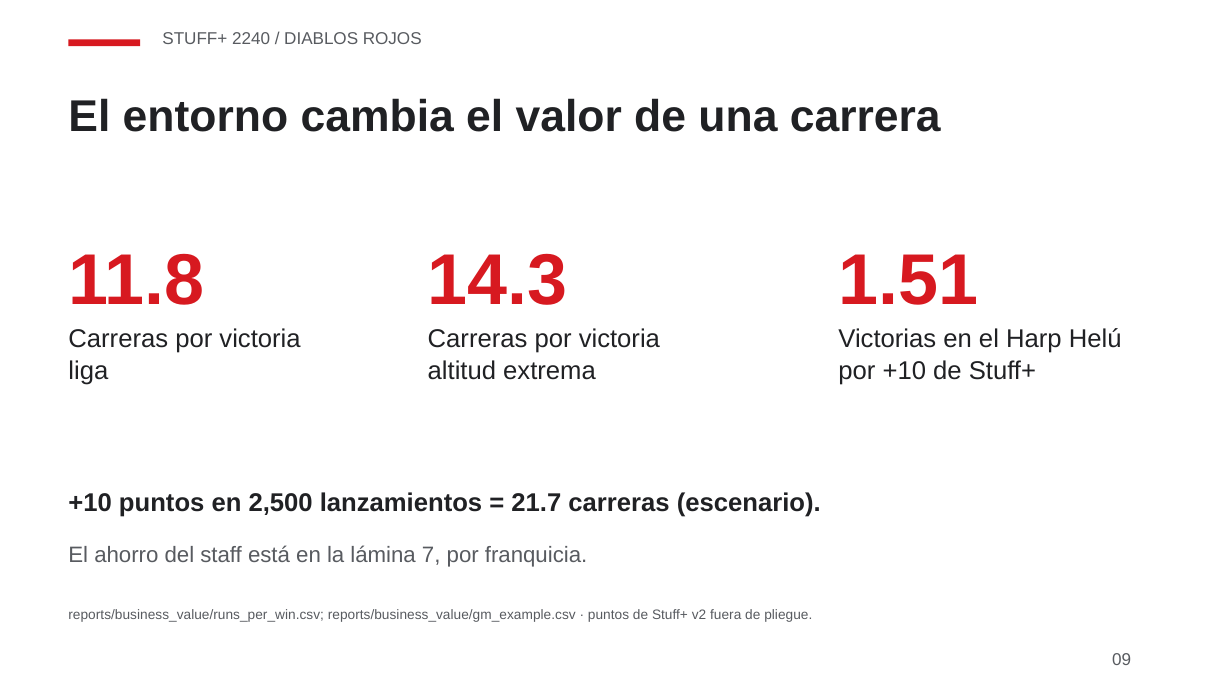
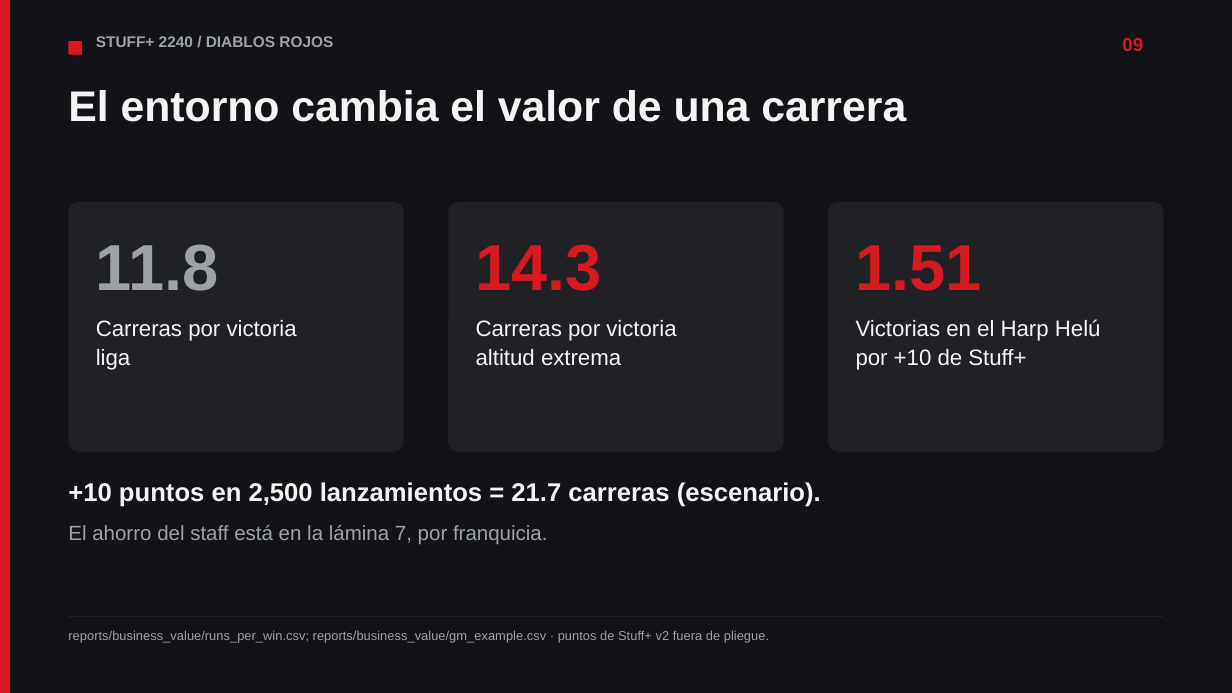
Before and after one commit to JoahanMorales/fuzzy-octo-pancake-DIABLOS-ROJOS-MLB, a slide deck: slide 9 of demo/deck/deck.pptx. Drawn at 1232x693 pixels with LibreOffice and Linux fonts; fonts in the diff are those of the drawing. Boxes give left, top, right and bottom in pixels: in the first picture for what was removed or moved away, otherwise in the second. Text is boxed around its words. In the diff, an @@ line names an element or a change of style, - is before the commit and + after.

Commit message:
HACK-088: deck and one-pager typeset in LaTeX (Beamer + TikZ, Fira Sans)
- Page gains a TeX backend: the same lines as the PPTX and the ReportLab PDF, at the same coordinates
- deck.tex (Beamer) and one-pager.tex compiled with Tectonic over the ReportLab PDFs; fallback kept without Tectonic
- dark slides with cards, bar tracks and a hero number; one-pager with KPI strip and section rules
- verify.py passes unchanged; previews regenerated

```diff
--- a/demo/deck/deck.pptx
+++ b/demo/deck/deck.pptx
@@ rectangle added at box(0, 0, 1232, 692), fill #121316 @@
@@ rectangle added at box(0, 0, 10, 692), fill #D71920 @@
@@ rectangle: place and size @@
-rectangle at box(69, 39, 140, 47)
+rectangle at box(69, 41, 83, 54)
@@ text "STUFF+ 2240 / DIABLOS ROJOS": place and size @@
-text "STUFF+ 2240 / DIABLOS ROJOS" at box(162, 32, 422, 44)
+text "STUFF+ 2240 / DIABLOS ROJOS" at box(96, 36, 333, 47)
@@ text "STUFF+ 2240 / DIABLOS ROJOS" at box(96, 36, 333, 47): size 10 to 9 pt, text colour #585B60 to #9EA1A7, bold on @@
@@ text "09": place and size @@
-text "09" at box(1112, 653, 1131, 665)
+text "09" at box(1122, 38, 1143, 51)
@@ text "09" at box(1122, 38, 1143, 51): size 10 to 11 pt, text colour #585B60 to #D71920, bold on @@
@@ text "El entorno cambia el valor ...": place and size @@
-text "El entorno cambia el valor ..." at box(68, 98, 941, 132)
+text "El entorno cambia el valor ..." at box(68, 90, 906, 122)
@@ text "El entorno cambia el valor ..." at box(68, 90, 906, 122): size 26 to 25 pt, text colour #202124 to #F4F4F5 @@
@@ rounded rectangle added at box(69, 202, 404, 452), fill #1F2125 @@
@@ rounded rectangle added at box(448, 202, 784, 452), fill #1F2125 @@
@@ rounded rectangle added at box(828, 202, 1163, 452), fill #1F2125 @@
@@ text "11.8": place and size @@
-text "11.8" at box(68, 253, 204, 305)
+text "11.8" at box(96, 244, 219, 291)
@@ text "11.8" at box(96, 244, 219, 291): size 42 to 38 pt, text colour #D71920 to #9EA1A7 @@
@@ text "14.3" at box(476, 244, 603, 291): size 42 to 38 pt @@
@@ text "14.3": place and size @@
-text "14.3" at box(428, 253, 568, 305)
+text "14.3" at box(476, 244, 603, 291)
@@ text "1.51": place and size @@
-text "1.51" at box(838, 254, 978, 305)
+text "1.51" at box(856, 245, 983, 291)
@@ text "1.51" at box(856, 245, 983, 291): size 42 to 38 pt @@
@@ text "Carreras por victoria": place and size @@
-text "Carreras por victoria" at box(428, 328, 660, 353)
+text "Carreras por victoria" at box(96, 320, 297, 341)
@@ size 15 to 13 pt, text colour #202124 to #F4F4F5 in 6 elements at box(96, 320, 297, 341), box(856, 319, 1101, 341), box(856, 349, 1026, 370), box(96, 349, 131, 370), box(476, 349, 621, 366), box(476, 320, 676, 341) @@
@@ text "Carreras por victoria": place and size @@
-text "Carreras por victoria" at box(68, 328, 300, 353)
+text "Carreras por victoria" at box(476, 320, 676, 341)
@@ text "Victorias en el Harp Helú": place and size @@
-text "Victorias en el Harp Helú" at box(838, 328, 1122, 353)
+text "Victorias en el Harp Helú" at box(856, 319, 1101, 341)
@@ text "liga": place and size @@
-text "liga" at box(68, 360, 108, 385)
+text "liga" at box(96, 349, 131, 370)
@@ text "altitud extrema": place and size @@
-text "altitud extrema" at box(428, 360, 596, 380)
+text "altitud extrema" at box(476, 349, 621, 366)
@@ text "por +10 de Stuff+": place and size @@
-text "por +10 de Stuff+" at box(838, 360, 1036, 385)
+text "por +10 de Stuff+" at box(856, 349, 1026, 370)
@@ text "+10 puntos en 2,500 lanzamientos ...": place and size @@
-text "+10 puntos en 2,500 lanzamientos ..." at box(68, 492, 821, 517)
+text "+10 puntos en 2,500 lanzamientos ..." at box(68, 482, 821, 507)
@@ text "+10 puntos en 2,500 lanzamientos ..." at box(68, 482, 821, 507): text colour #202124 to #F4F4F5 @@
@@ text "El ahorro del staff está ...": place and size @@
-text "El ahorro del staff está ..." at box(68, 545, 587, 567)
+text "El ahorro del staff está ..." at box(68, 525, 548, 544)
@@ text "El ahorro del staff está ..." at box(68, 525, 548, 544): size 13 to 12 pt, text colour #585B60 to #9EA1A7 @@
@@ text "reports/business_value/runs_per_win.csv; reports/business_va ...": place and size @@
-text "reports/business_value/runs_per_win.csv; reports/business_va ..." at box(68, 609, 812, 622)
+text "reports/business_value/runs_per_win.csv; reports/business_va ..." at box(68, 630, 769, 643)
@@ text "reports/business_value/runs_per_win.csv; reports/business_va ..." at box(68, 630, 769, 643): size 8 to 7.5 pt, text colour #585B60 to #9EA1A7 @@
@@ rectangle added at box(69, 616, 1164, 617), fill #1F2125 @@
```
Also in this commit, not shown: 9 other slides changed, 8 other files.
